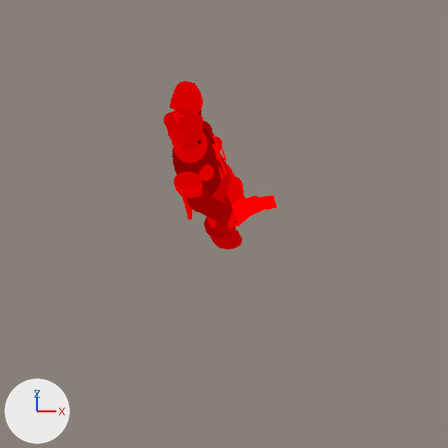
An edit to the Blender file art/models/axe_lord_blade.blend, drawn before and after from the same camera.
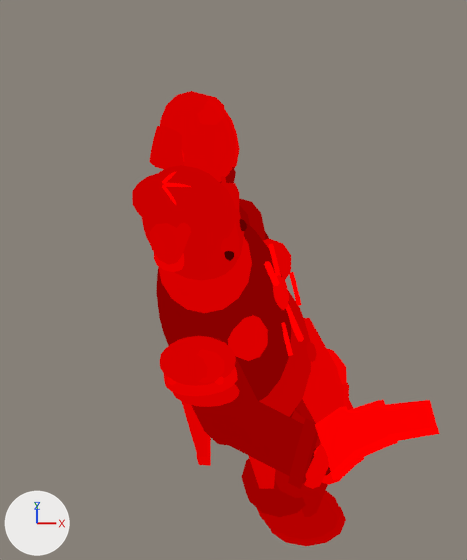
Each version is shown from the file's camera 'SpriteCam', then close up on the part from 26% to 64% of the width and 10% to 57% of the height. Every picture has the same lights, and +X, +Y and +Z are marked at lower left. The first two pictures are the older version.

The older version as bpy lines, for what is in view:
```python
ob_crack2 = bpy.data.objects.new('crack2', me_crack2)
ob_crack2.parent = ob_bodyscale
ob_crack2.location = (0.168, 0.15, 0.6)
ob_crack2.rotation_euler = (2.445, 0.0, 0.0798)  # degrees (140, 0, 4.6)
ob_crack2.scale = (0.007, 0.007, 0.0782)
ob_hem_f = bpy.data.objects.new('hem_f', me_hem_f)
ob_hem_f.parent = ob_bodyscale
ob_hem_f.location = (0.19, 0.0, 0.215)
ob_hem_f.rotation_euler = (-0.0922, 0.0, 1.571)  # degrees (-5.3, 0, 90)
ob_hem_f.scale = (0.236, 0.032, 0.03)
ob_pauldron2_l = bpy.data.objects.new('pauldron2_l', me_pauldron2_l)
ob_pauldron2_l.parent = ob_bodyscale
ob_pauldron2_l.location = (0.0, 0.375, 0.825)
ob_pauldron2_l.rotation_euler = (0.85, 0.0, 0.0)  # degrees (49, 0, 0)
ob_pauldron2_l.scale = (0.09, 0.1, 0.036)
ob_pauldron_l = bpy.data.objects.new('pauldron_l', me_pauldron_l)
ob_pauldron_l.parent = ob_bodyscale
ob_pauldron_l.location = (-0.005, 0.33, 0.885)
ob_pauldron_l.rotation_euler = (0.55, 0.0, 0.0)  # degrees (32, 0, 0)
ob_pauldron_l.scale = (0.105, 0.115, 0.046)
ob_ppatina_l = bpy.data.objects.new('ppatina_l', me_ppatina_l)
ob_ppatina_l.parent = ob_bodyscale
ob_ppatina_l.location = (0.025, 0.38, 0.93)
ob_ppatina_l.scale = (0.06, 0.05, 0.02)
ob_ppatina_r = bpy.data.objects.new('ppatina_r', me_ppatina_r)
ob_ppatina_r.parent = ob_bodyscale
ob_ppatina_r.location = (0.025, -0.38, 0.93)
ob_ppatina_r.scale = (0.06, 0.05, 0.02)
ob_prim_l = bpy.data.objects.new('prim_l', me_prim_l)
ob_prim_l.parent = ob_bodyscale
ob_prim_l.location = (-0.005, 0.36, 0.851)
ob_prim_l.rotation_euler = (0.55, 0.0, 0.0)  # degrees (32, 0, 0)
ob_prim_l.scale = (0.1, 0.108, 0.016)
ob_rag_f = bpy.data.objects.new('rag_f', me_rag_f)
ob_rag_f.parent = ob_bodyscale
ob_rag_f.location = (0.192, 0.06, 0.165)
ob_rag_f.rotation_euler = (-0.0285, 0.0, 1.571)  # degrees (-1.6, 0, 90)
ob_rag_f.scale = (0.06, 0.024, 0.07)
ob_tabard_f = bpy.data.objects.new('tabard_f', me_tabard_f)
ob_tabard_f.parent = ob_bodyscale
ob_tabard_f.location = (0.179, 0.0, 0.335)
ob_tabard_f.rotation_euler = (-0.0922, 0.0, 1.571)  # degrees (-5.3, 0, 90)
ob_tabard_f.scale = (0.23, 0.026, 0.271)
# also in view: 'cblade2' at (0.378, -0.727, 0.997); 'gorget' at (-0.301, 0.0, 1.051); 'horn_l' at (-0.427, 0.24, 1.304); 'guard' at (0.1, -0.567, 0.684); 'patina1' at (-0.162, -0.267, 0.924)
```
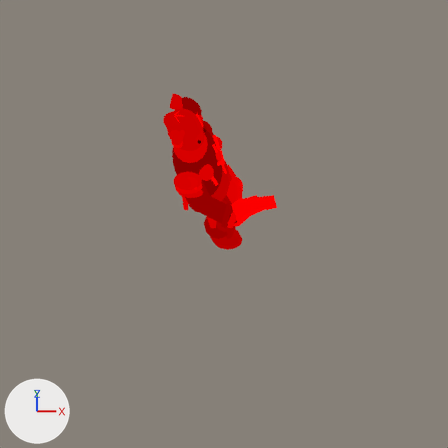
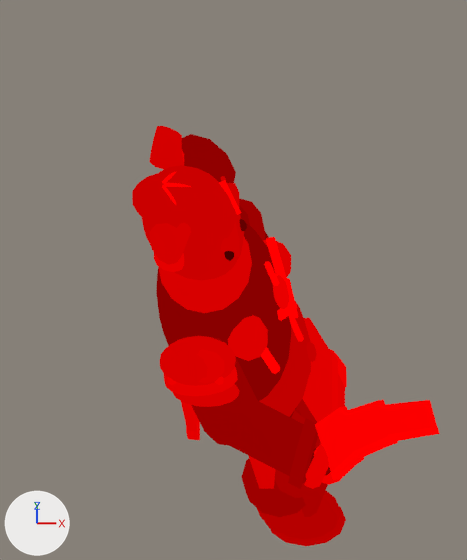
Where the newer file only moved an object's origin or applied its transform, the numbers keep the older frame.

Pixel boxes [x1, y1, x2, y2] of what changed, in the close-ups (467 x 560 px):
'pauldron_l', reshaped (not visible afterwards): before [160, 91, 236, 182]
'tabard_f', moved, turned, rescaled: before [302, 318, 344, 423]; after [302, 318, 332, 423]
'tabard_b', moved, turned, rescaled: before [182, 402, 207, 457]; after [181, 401, 197, 432]
'ppatina_l', reshaped (not visible afterwards): before [197, 95, 224, 125]
'hem_f', moved, turned (mostly hidden before): before [344, 382, 349, 410]; after [332, 352, 338, 412]
'crack0', moved, turned, rescaled, recoloured: before [269, 244, 281, 276]; after [266, 237, 288, 285]
'crack1', moved, turned, rescaled, recoloured: before [281, 322, 293, 356]; after [277, 300, 297, 321]
'hem_b', moved, turned: before [197, 434, 211, 466]; after [186, 418, 200, 440]
'crack2', recoloured, moved, turned, rescaled: before [289, 272, 302, 306]; after [287, 278, 298, 318]
'crack3', added: after [261, 347, 280, 374]
'rag_f', moved (mostly hidden before): before [349, 400, 353, 409]; after [338, 374, 345, 408]
'crack4', added: after [219, 180, 241, 215]
'prim_l', rescaled (not visible afterwards): before [224, 109, 238, 171]
'pauldron2_l', reshaped (not visible afterwards): before [233, 130, 240, 168]
'upper_l', unchanged, uncovered by the edit: before [220, 167, 236, 183]; after [182, 134, 236, 183]

Edits to the bpy script that builds the scene:
```text
Change me_pauldron_l:
    used by ob_pauldron_l; parent = ob_bodyscale; location = (-0.005, 0.33, 0.885); rotation_euler = (0.55, 0.0, 0.0), in degrees (32, 0, 0); scale = (0.105, 0.115, 0.046)
    remove me_pauldron_l.from_pydata(...)  # 114 vertices, 128 faces; spans x -1.0..1.0, y -1.0..1.0, z -1.0..1.0
    add me_pauldron_l.from_pydata(...)  # 114 vertices, 128 faces; spans x 0.0, y 0.0, z 0.0
    me_pauldron_l part 1: 114 vertices removed from x -1.0..1.0, y -1.0..1.0, z -1.0..1.0
    other edits to the shape of me_pauldron_l do not show in these pictures
Change me_pauldron2_l:
    used by ob_pauldron2_l; parent = ob_bodyscale; location = (0.0, 0.375, 0.825); rotation_euler = (0.85, 0.0, 0.0), in degrees (49, 0, 0); scale = (0.09, 0.1, 0.036)
    remove me_pauldron2_l.from_pydata(...)  # 100 vertices, 112 faces; spans x -0.97..0.97, y -1.0..1.0, z -1.0..1.0
    add me_pauldron2_l.from_pydata(...)  # 100 vertices, 112 faces; spans x 0.0, y 0.0, z 0.0
    me_pauldron2_l part 2: 100 vertices removed from x -0.97..0.97, y -1.0..1.0, z -1.0..1.0
    other edits to the shape of me_pauldron2_l do not show in these pictures
Change me_ppatina_l:
    used by ob_ppatina_l; parent = ob_bodyscale; location = (0.025, 0.38, 0.93); scale = (0.06, 0.05, 0.02)
    remove me_ppatina_l.from_pydata(...)  # 52 vertices, 60 faces; spans x -0.95..0.95, y -1.0..1.0, z -1.0..1.0
    add me_ppatina_l.from_pydata(...)  # 52 vertices, 60 faces; spans x 0.0, y 0.0, z -0.01..0.01
    me_ppatina_l part 3: the whole mesh is rebuilt
Change me_crack0:
    where me_crack0.from_pydata(...)  # 12 vertices, 8 faces; spans x -0.87..0.87, y -1.0..1.0, z 0.0..1.0
    remove me_crack0.materials.append(mat_id_33)  # red #ff0000
    add me_crack0.materials.append(mat_id_34)  # red #ff0000
Change me_crack1:
    where me_crack1.from_pydata(...)  # 12 vertices, 8 faces; spans x -0.87..0.87, y -1.0..1.0, z 0.0..1.0
    remove me_crack1.materials.append(mat_id_33)  # red #ff0000
    add me_crack1.materials.append(mat_id_34)  # red #ff0000
Change me_crack2:
    where me_crack2.from_pydata(...)  # 12 vertices, 8 faces; spans x -0.87..0.87, y -1.0..1.0, z 0.0..1.0
    remove me_crack2.materials.append(mat_id_33)  # red #ff0000
    add me_crack2.materials.append(mat_id_34)  # red #ff0000
Change ob_prim_l:
    ob_prim_l.scale: (0.1, 0.108, 0.016) -> (0.0001, 0.0001, 0.0001)
Change ob_tabard_f:
    ob_tabard_f.location: (0.179, 0.0, 0.335) -> (0.179, 0.0, 0.385)
    ob_tabard_f.rotation_euler: (-0.0922, 0.0, 1.571) -> (-0.146, 0.0, 1.571)  # degrees (-5.3, 0, 90) -> degrees (-8.4, 0, 90)
    ob_tabard_f.scale: (0.23, 0.026, 0.271) -> (0.23, 0.026, 0.172)
Change ob_hem_f:
    ob_hem_f.location: (0.19, 0.0, 0.215) -> (0.189, 0.0, 0.315)
    ob_hem_f.rotation_euler: (-0.0922, 0.0, 1.571) -> (-0.146, 0.0, 1.571)  # degrees (-5.3, 0, 90) -> degrees (-8.4, 0, 90)
Change ob_rag_f:
    ob_rag_f.location: (0.192, 0.06, 0.165) -> (0.192, 0.06, 0.265)
Change ob_tabard_b:
    ob_tabard_b.location: (-0.179, 0.0, 0.335) -> (-0.179, 0.0, 0.385)
    ob_tabard_b.rotation_euler: (0.0922, 0.0, 1.571) -> (0.146, 0.0, 1.571)  # degrees (5.3, 0, 90) -> degrees (8.4, 0, 90)
    ob_tabard_b.scale: (0.23, 0.026, 0.271) -> (0.23, 0.026, 0.172)
Change ob_hem_b:
    ob_hem_b.location: (-0.19, 0.0, 0.215) -> (-0.189, 0.0, 0.315)
    ob_hem_b.rotation_euler: (0.0922, 0.0, 1.571) -> (0.146, 0.0, 1.571)  # degrees (5.3, 0, 90) -> degrees (8.4, 0, 90)
Change ob_crack0:
    ob_crack0.location: (0.168, 0.09, 0.79) -> (0.17, 0.1, 0.8)
    ob_crack0.rotation_euler: (2.445, 0.0, 0.0798) -> (2.476, 0.0, 0.142)  # degrees (140, 0, 4.6) -> degrees (142, 0, 8.1)
    ob_crack0.scale: (0.007, 0.007, 0.0782) -> (0.014, 0.014, 0.114)
Change ob_crack1:
    ob_crack1.location: (0.168, -0.06, 0.68) -> (0.17, -0.06, 0.71)
    ob_crack1.rotation_euler: (2.445, 0.0, 0.0798) -> (-0.847, -3.142, -0.111)  # degrees (140, 0, 4.6) -> degrees (-49, -180, -6.4)
    ob_crack1.scale: (0.007, 0.007, 0.0782) -> (0.014, 0.014, 0.121)
Change ob_crack2:
    ob_crack2.location: (0.168, 0.15, 0.6) -> (0.15, 0.13, 0.6)
    ob_crack2.rotation_euler: (2.445, 0.0, 0.0798) -> (2.583, 0.0, 0.0)  # degrees (140, 0, 4.6) -> degrees (148, 0, 0)
    ob_crack2.scale: (0.007, 0.007, 0.0782) -> (0.014, 0.014, 0.0943)
Add ob_crack4:
    ob_crack4 = bpy.data.objects.new('crack4', me_crack2.copy())  # the mesh of ob_crack2
    ob_crack4.parent = ob_bodyscale
    ob_crack4.location = (0.112, 0.07, 1.06)
    ob_crack4.rotation_euler = (2.211, 0.0, 0.464)  # degrees (127, 0, 27)
    ob_crack4.scale = (0.014, 0.014, 0.0837)
Add ob_crack3:
    ob_crack3 = bpy.data.objects.new('crack3', me_crack2.copy())  # the mesh of ob_crack2
    ob_crack3.parent = ob_bodyscale
    ob_crack3.location = (0.12, -0.18, 0.78)
    ob_crack3.rotation_euler = (2.796, 0.0, 0.983)  # degrees (160, 0, 56)
    ob_crack3.scale = (0.014, 0.014, 0.106)
```
